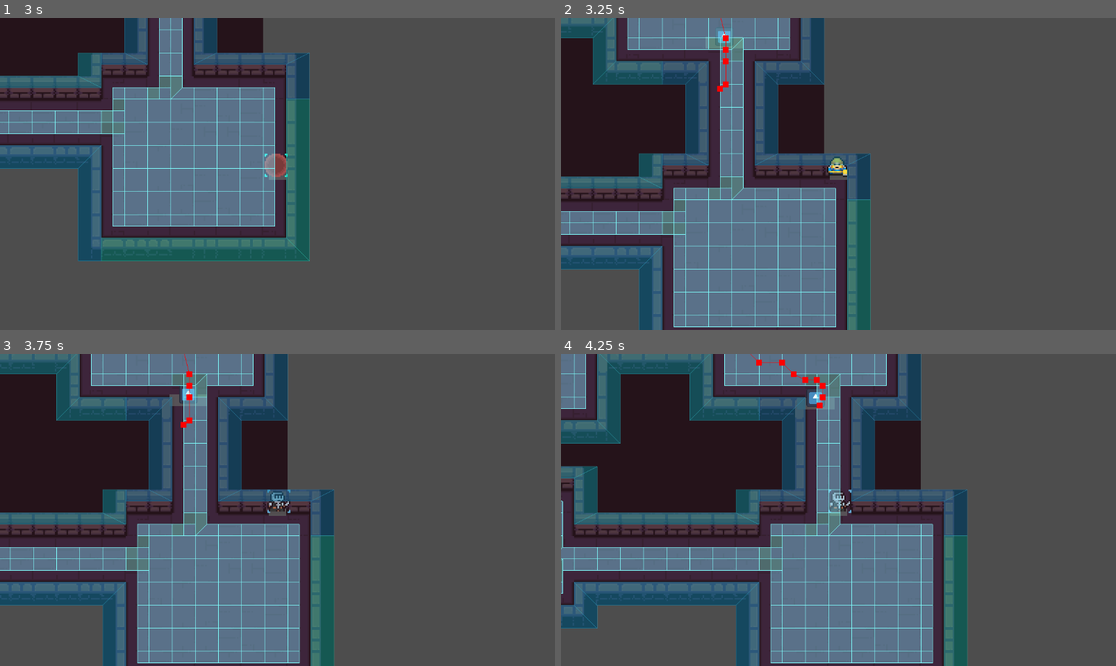
Above: before the commit, frames 1-4 (two rows, left to right).
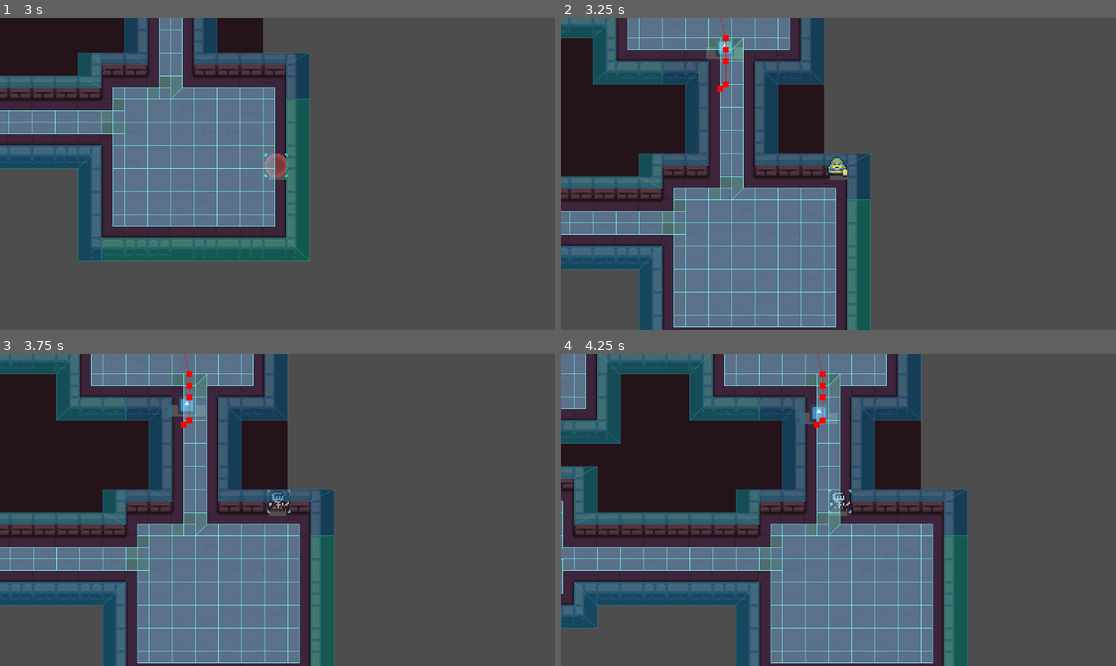
Above: after the commit, the same moments.

Repository: Mlee671/too-many-cats-
Game: Godot game, scene res://Scenes/main.tscn
Two runs of this game, one before a commit and one after it. Both use one fixed random seed, a clock stepped at 60 frames per second and the inputs below. The engine's default icon, where the game draws it, is replaced by a stand-in: a white triangle on a blue panel in a dark square.
Inputs (mouse positions are in pixels of both pictures, inside the frame that each line leads up to):
- Up to frame 1 (3 s): tap Enter at 0.5, 2.75 s; move the mouse to (399, 158) at 0.52 s; hold Right (Right) 0.53-1.28 s; tap Space (ability) at 0.6, 2, 2.85 s; move the mouse to (166, 189) at 1.27 s; hold S (Down) 1.28-2.03 s; right-click (166, 189) at 1.35 s; move the mouse to (333, 105) at 2.02 s; press the mouse at (333, 105) at 2.03 s; hold Right (Right) 2.03-2.78 s; move the mouse to (249, 236) at 2.77 s; release the mouse at (249, 236) at 2.78 s; hold W (Up) from 2.78 s (still down)
- Up to frame 2 (3.25 s): keep holding W (Up)
- Up to frame 3 (3.75 s): move the mouse to (444, 556) at 3.52 s; release W (Up) at 3.53 s; hold A (Left) from 3.53 s (still down); right-click (444, 556) at 3.6 s
- Up to frame 4 (4.25 s): keep holding A (Left)

Frame 1 is identical in both runs. In frame 2, 0.3% of the frame differs, in the area x 26-33%, y 4-14%; in frame 3, 0.4%; in frame 4, 0.6%, in the area x 34-50%, y 0-24%.

Commit message:
changed movement to lerp. implemented basic health system and attached signals

Diff:
--- a/entity/enemy/Enemy.tscn
+++ b/entity/enemy/Enemy.tscn
@@ -24,18 +24,21 @@
 position = Vector2(0, -12)
 shape = SubResource("CapsuleShape2D_pux1x")
 
-[node name="wander_stall_timer" type="Timer" parent="." unique_id=666830676]
+[node name="WanderTimer" type="Timer" parent="." unique_id=666830676]
+one_shot = true
 
 [node name="HealthBar" parent="." unique_id=51232230 instance=ExtResource("2_2vbla")]
 
 [node name="NavigationAgent2D" type="NavigationAgent2D" parent="." unique_id=221465016]
-path_max_distance = 96.0
+path_max_distance = 30.0
 path_postprocessing = 1
 avoidance_enabled = true
-radius = 30.0
 debug_enabled = true
 
 [node name="AnimationPlayer" type="AnimationPlayer" parent="." unique_id=2102798003]
 
-[connection signal="timeout" from="wander_stall_timer" to="." method="_on_wander_timeout"]
+[connection signal="damage" from="." to="HealthBar" method="_on_damage"]
+[connection signal="heal" from="." to="HealthBar" method="_on_heal"]
+[connection signal="timeout" from="WanderTimer" to="." method="_on_wander_timeout"]
+[connection signal="death" from="HealthBar" to="." method="_on_death"]
 [connection signal="velocity_computed" from="NavigationAgent2D" to="." method="_on_nav_dist_adjust"]
--- a/entity/enemy/basic_ranged/basic_ranged_enemy.gd
+++ b/entity/enemy/basic_ranged/basic_ranged_enemy.gd
@@ -4,6 +4,7 @@
 # Called when the node enters the scene tree for the first time.
 func _ready() -> void:
 	move_speed = 30.0
+	accel = 20.0
 	super._ready()
 
 
--- a/entity/enemy/enemy.gd
+++ b/entity/enemy/enemy.gd
@@ -4,21 +4,23 @@
 @export var tilemap: TileMapLayer
 
 @export var move_speed: float
-var accel: int
+@export var accel: int
+
+## Emitted when enemy has taken damage
+signal damage(amount: int)
+## Emitted when enemy has received healing
+signal heal(amount: int)
 
 enum BEHAVIOUR {WANDER, ATTACK}
 
 var enemyState := BEHAVIOUR.WANDER
 var wander_stalling := false
 
-#move
-#nav
 #proc on char sight
-#hp signals
-#
 
-@onready var wander_timer := $wander_stall_timer
+@onready var wander_timer := $WanderTimer
 @onready var nav_agent := $NavigationAgent2D
+@onready var health := $HealthBar
 
 func nearby_vector(range: Vector2) -> Vector2i:
 	return Vector2i(
@@ -37,22 +39,21 @@
 
 func set_wander_target() -> void:
 	nav_agent.target_position = nearby_vector(tilemap.map_to_local(Vector2i(6, 6)))
-	print(nav_agent.target_position)
 
-# empty function to fill with attack behaviour for subclasses
 func attack_logic() -> void:
-	push_error("Attack logic for enemy not implemented, must be overwritten.")
+	push_error("Attack Logic not implemented. Must be overwritten.")
 
-func _physics_process(_delta) -> void:
+func _physics_process(delta: float) -> void:
 	if enemyState == BEHAVIOUR.WANDER and not wander_stalling:
 		# if at target node, get new target node
 		if nav_agent.is_navigation_finished():
 			wander_stalling = true
-			wander_timer.start(2)
+			wander_timer.start(randf_range(1.0, 2.0))
 
 		# get new direction to get to next path node
 		var new_velocity: Vector2 = (nav_agent.get_next_path_position() - global_position).normalized() * move_speed
-		nav_agent.set_velocity(new_velocity)
+		var smooth_velocity: Vector2 = lerp(velocity, new_velocity, accel * delta)
+		nav_agent.set_velocity(smooth_velocity)
 
 	# if attacking user, run corresponding logic
 	elif enemyState == BEHAVIOUR.ATTACK:
@@ -63,7 +64,9 @@
 	velocity = safe_velocity
 	move_and_slide()
 
-
 func _on_wander_timeout() -> void:
 	wander_stalling = false
 	set_wander_target()
+
+func _on_death() -> void:
+	pass # Replace with function body.
--- a/entity/enemy/health/HealthBar.tscn
+++ b/entity/enemy/health/HealthBar.tscn
@@ -1,3 +1,6 @@
 [gd_scene format=3 uid="uid://cu7va32w0ae3h"]
 
+[ext_resource type="Script" uid="uid://bisihj2d2xp8g" path="res://entity/enemy/health/health.gd" id="1_6e5v0"]
+
 [node name="HealthBar" type="Node" unique_id=51232230]
+script = ExtResource("1_6e5v0")
--- /dev/null
+++ b/entity/enemy/health/health.gd
@@ -0,0 +1,14 @@
+extends Node
+
+signal death
+
+@export var max_health: int
+var current_health := max_health
+
+func _on_damage(amount: int) -> void:
+	current_health -= amount
+	if current_health <= 0:
+		death.emit()
+
+func _on_heal(amount: int) -> void:
+	current_health = min(current_health + amount, max_health)
Not shown, added: entity/enemy/health/health.gd.uid
